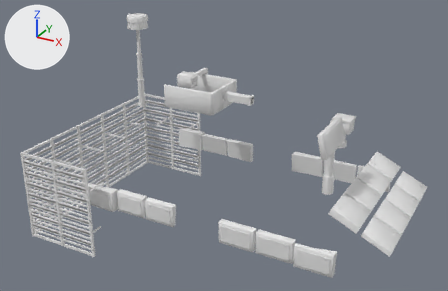
An edit to the glTF model art/parts/kit/apc_kipod.glb, drawn before and after from the same camera.
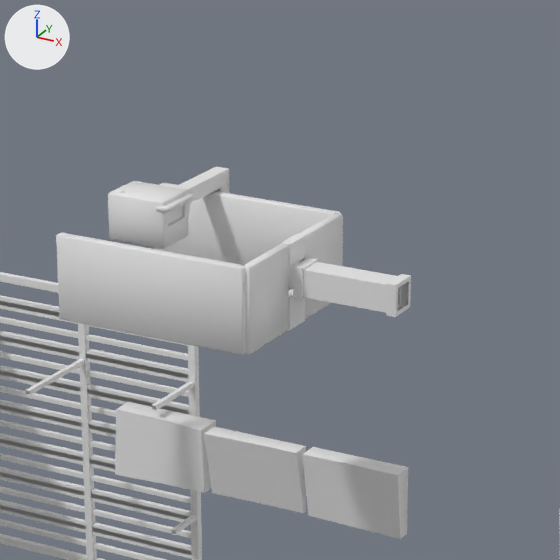
Each version appears first whole from a 50 mm camera at (4.88, -9.93, 7.63) aimed at (-0.53, -0.1, 2.71), and next in a close-up on the part from 33% to 65% of the width and 9% to 58% of the height. The lights are fixed; the arrows at upper left show +X, +Y and +Z. The last two pictures show the newer version. Vertices at exactly the same position are counted once.

Objects in the first close-up: 'kit_armour_2_hull_hull', 'kit_armour_3_hull_hull', 'kit_armour_3_hull_hull_far', 'kit_armour_3_hull_hull_near', 'kit_firepower_1_turret_metal', 'kit_firepower_2_turret_metal', 'kit_firepower_3_turret_metal'.
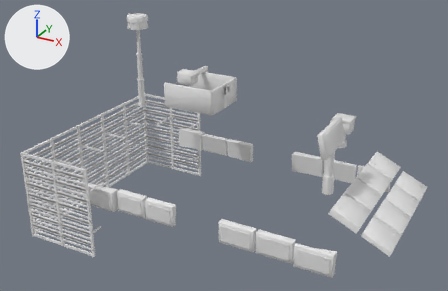
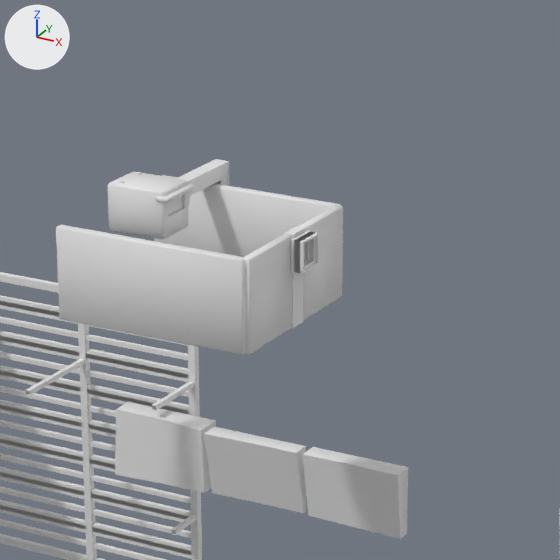
Pixel boxes [x1, y1, x2, y2] of what changed, in the close-ups (560 x 560 px; the box of a moved part takes in the faces that stretch with it):
'kit_firepower_3_turret_metal', reshaped: before [56, 182, 343, 355]; after [56, 175, 343, 355]
'kit_firepower_2_turret_metal', reshaped (36% narrower, 23% shorter): before [154, 167, 411, 317]; after [154, 159, 319, 274]
'kit_firepower_1_turret_metal', moved: before [108, 181, 195, 249]; after [108, 171, 195, 239]
part 2 of me_kit_firepower_2_turret_metal, moved or reshaped: before [386, 274, 411, 317]; after [291, 231, 316, 273]
part 3 of me_kit_firepower_2_turret_metal, moved or reshaped: before [293, 258, 400, 313]; after [294, 232, 319, 274]
part 4 of me_kit_firepower_2_turret_metal, moved or reshaped: before [175, 167, 230, 218]; after [177, 159, 229, 208]
part 5 of me_kit_firepower_3_turret_metal, moved or reshaped: before [244, 244, 289, 355]; after [244, 234, 292, 355]
part 6 of me_kit_firepower_3_turret_metal, moved or reshaped: before [297, 213, 343, 319]; after [297, 205, 343, 321]
part 7 of me_kit_firepower_3_turret_metal, moved or reshaped: before [289, 289, 305, 330]; after [292, 272, 303, 328]
part 8 of me_kit_firepower_3_turret_metal, moved or reshaped: before [280, 234, 305, 266]; after [284, 227, 304, 239]
part 9 of me_kit_firepower_3_turret_metal, moved or reshaped: before [160, 206, 293, 288]; after [160, 200, 261, 257]
part 10 of me_kit_firepower_3_turret_metal, moved or reshaped: before [160, 182, 340, 269]; after [162, 175, 341, 247]
part 11 of me_kit_firepower_3_turret_metal, moved or reshaped: before [57, 232, 246, 354]; after [56, 225, 246, 354]

What the commit changed:
me_kit_firepower_1_turret_metal is used by ob_kit_firepower_1_turret_metal; location (0.0, 0.0, 0.0).
me_kit_firepower_1_turret_metal had 80 vertices, 136 faces and spanned x -1.41..-1.06, y -0.37..-0.11, z 3.871..4.119.
me_kit_firepower_1_turret_metal now has 80 vertices, 136 faces and spans x -1.41..-1.06, y -0.37..-0.11, z 3.919..4.167.
me_kit_firepower_1_turret_metal part 1: the whole mesh is moved by (0.0, 0.0, 0.048).
me_kit_firepower_2_turret_metal is used by ob_kit_firepower_2_turret_metal; location (0.0, 0.0, 0.0).
me_kit_firepower_2_turret_metal had 112 vertices, 196 faces and spanned x -1.71..0.02, y -0.09..0.76, z 3.47..3.99.
me_kit_firepower_2_turret_metal now has 112 vertices, 196 faces and spans x -1.71..-0.48, y -0.08..0.76, z 3.47..4.03.
me_kit_firepower_2_turret_metal part 2: all 16 vertices in x -0.03..0.02, y -0.09..0.07, z 3.63..3.79 are moved by (-0.52, 0.01, 0.13).
me_kit_firepower_2_turret_metal part 3: all 16 vertices in x -0.53..-0.48, y -0.09..0.07, z 3.63..3.79 are moved by (0.0, 0.01, 0.13).
me_kit_firepower_2_turret_metal part 4: all 12 vertices in x -1.37..-1.29, y 0.12..0.61, z 3.84..3.99 are moved by (0.0, 0.0, 0.04).
me_kit_firepower_3_turret_metal is used by ob_kit_firepower_3_turret_metal; location (0.0, 0.0, 0.0).
me_kit_firepower_3_turret_metal had 112 vertices, 200 faces and spanned x -1.625..-0.55, y -0.5..0.5, z 3.465..3.905.
me_kit_firepower_3_turret_metal now has 112 vertices, 200 faces and spans x -1.625..-0.55, y -0.5..0.5, z 3.465..3.945.
me_kit_firepower_3_turret_metal part 5: the loose piece of 24 vertices spanning x -0.6..-0.55, y -0.475..-0.086, z 3.465..3.905 is scaled about its middle by (1, 1.09, 1.09), then moved by (0.0, 0.017, 0.02).
me_kit_firepower_3_turret_metal part 6: the loose piece of 24 vertices spanning x -0.6..-0.55, y 0.074..0.475, z 3.465..3.905 is scaled about its middle by (1, 1.05, 1.09), then moved by (0.0, -0.01, 0.02).
me_kit_firepower_3_turret_metal part 7: the loose piece of 8 vertices spanning x -0.6..-0.55, y -0.086..0.074, z 3.465..3.635 is scaled about its middle by (1, 0.667, 1.9), then moved by (0.0, 0.007, 0.076).
me_kit_firepower_3_turret_metal part 8: the loose piece of 8 vertices spanning x -0.6..-0.55, y -0.086..0.074, z 3.795..3.905 is scaled about its middle by (1, 0.667, 0.455), then moved by (0.0, 0.007, 0.07).
me_kit_firepower_3_turret_metal part 9: all 6 vertices in x -1.625..-1.617, y 0.45..0.5, z 3.897..3.905 are moved by (0.0, 0.0, 0.04).
me_kit_firepower_3_turret_metal part 10: all 6 vertices in x -0.583..-0.575, y 0.45..0.5, z 3.897..3.905 are moved by (0.0, 0.0, 0.04).
me_kit_firepower_3_turret_metal part 11: all 6 vertices in x -0.583..-0.575, y -0.5..-0.45, z 3.897..3.905 are moved by (0.0, 0.0, 0.04).
Other edits to the shape of me_kit_firepower_3_turret_metal do not show in these pictures.
